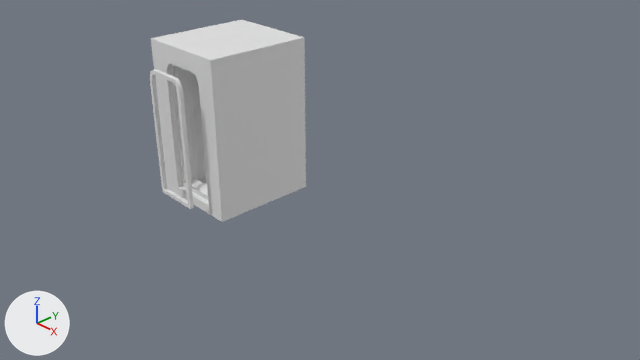
One commit to the Blender file corridor_joiner.blend: the scene before it, then after it.
Rendered twice from the file's camera 'Camera'. Arrows for +X, +Y and +Z are at lower left; the lights stay in place.

Objects in the first picture: 'Corridor Joiner Mould', 'Corridor Joiner Rib'.
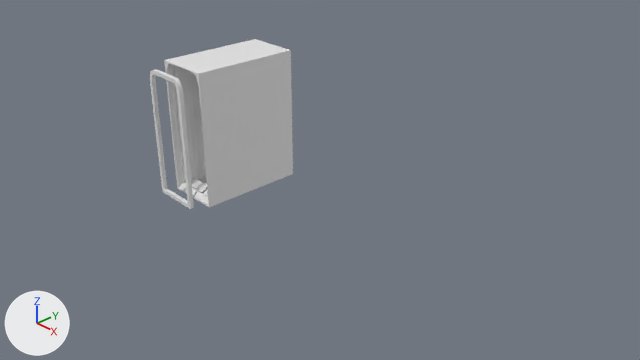
Commit message: Make the corridor joiner mould sacrificial.

Where the change shows, as pixel boxes [x1, y1, x2, y2] in the pictures (640 x 360 px):
'Corridor Joiner Mould', reshaped (17% narrower, 17% shorter): before [151, 20, 306, 222]; after [164, 39, 293, 207]

What changed in the scene script:
```text
Change me_cube_003:
    used by ob_corridor_joiner_mould; location = (-0.46, -0.72, 0.46); scale = (1.0, 1.5, 1.0)
    remove me_cube_003.from_pydata(...)  # 281 vertices, 292 faces; spans x -0.85..0.61, y -0.54..0.54, z -0.14..2.25
    add me_cube_003.from_pydata(...)  # 398 vertices, 367 faces; spans x -0.54..0.31, y -0.54..0.55, z -0.02..2.0
    me_cube_003 part 1
    9 vertices are removed from x -0.11..0.61, y -0.54..0.54, z -0.14..-0.01
    28 faces are deleted
    14 vertices in x -0.51..0.28, y -0.49, z 0.0..1.99 move by (0.0, -0.04, 0.0)
    14 vertices in x -0.51..0.28, y 0.49, z 0.0..1.99 move by (0.0, 0.04, 0.0)
    6 vertices move from x -0.85..0.61, y -0.54..0.54, z -0.14..2.25 to x -0.54..0.31, y -0.54..0.54, z -0.02..2.0
    94 vertices are added at x -0.12..0.31, y -0.54..0.54, z -0.02..0.07
    9 new vertices lie (-0.38, 0.0, 0.0) away from vertices in x 0.29, y -0.54..0.54, z -0.01..0.0
    8 new vertices lie (0.36, 0.0, 0.0) away from vertices in x -0.48, y -0.49..0.49, z 0.08
    8 new vertices lie (-0.34, 0.0, 0.0) away from vertices in x 0.25, y -0.49..0.49, z 0.08
    7 new vertices lie (0.4, 0.0, 0.0) away from vertices in x -0.52, y -0.42..0.42, z -0.01
    103 new faces join them
```
